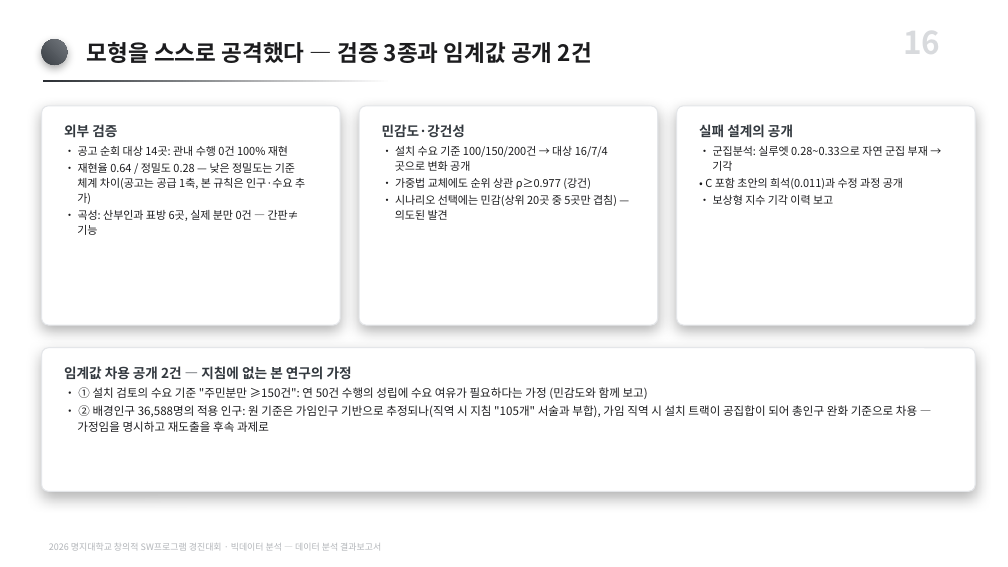
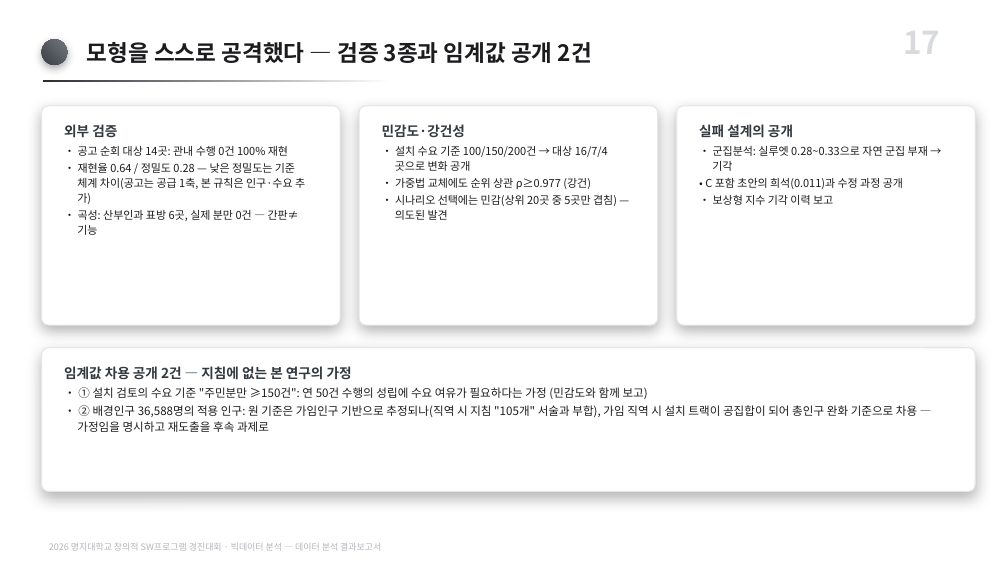
Before and after one commit to karvvan/maternity-care-policy-audit, a slide deck: slide 17 of 04_제출물/데이터분석_결과보고서.pptx (slide 16 before the commit). Drawn at 1008x567 pixels with LibreOffice and Linux fonts; fonts in the diff are those of the drawing. Boxes give left, top, right and bottom in pixels: in the first picture for what was removed or moved away, otherwise in the second. Text is boxed around its words. In the diff, an @@ line names an element or a change of style, - is before the commit and + after.

```diff
--- a/04_제출물/데이터분석_결과보고서.pptx
+++ b/04_제출물/데이터분석_결과보고서.pptx
@@ text at box(903, 18, 940, 64): text changed @@
-16
+17
```
Also in this commit, not shown: 16 other slides changed, 1 slide added, 6 other files.
